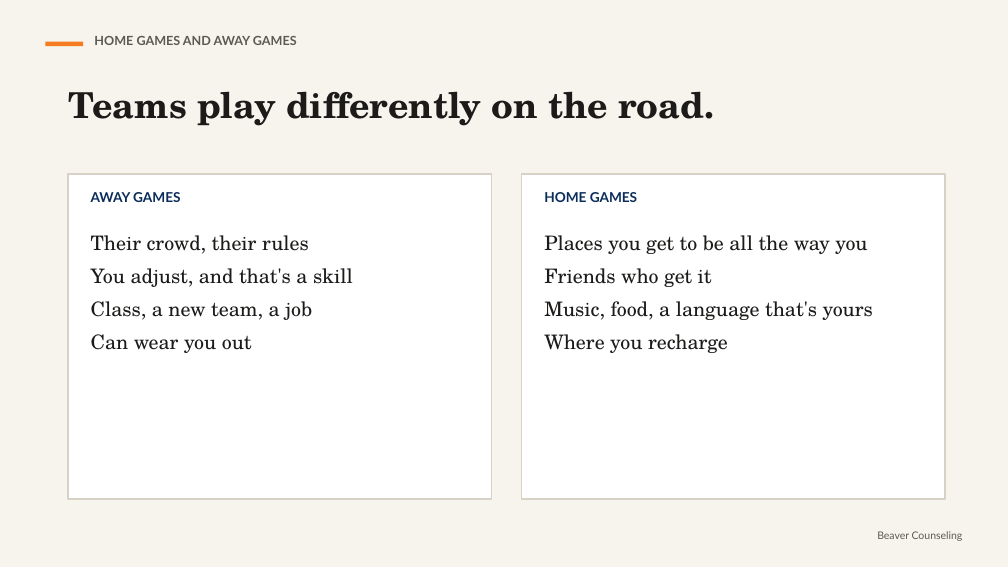
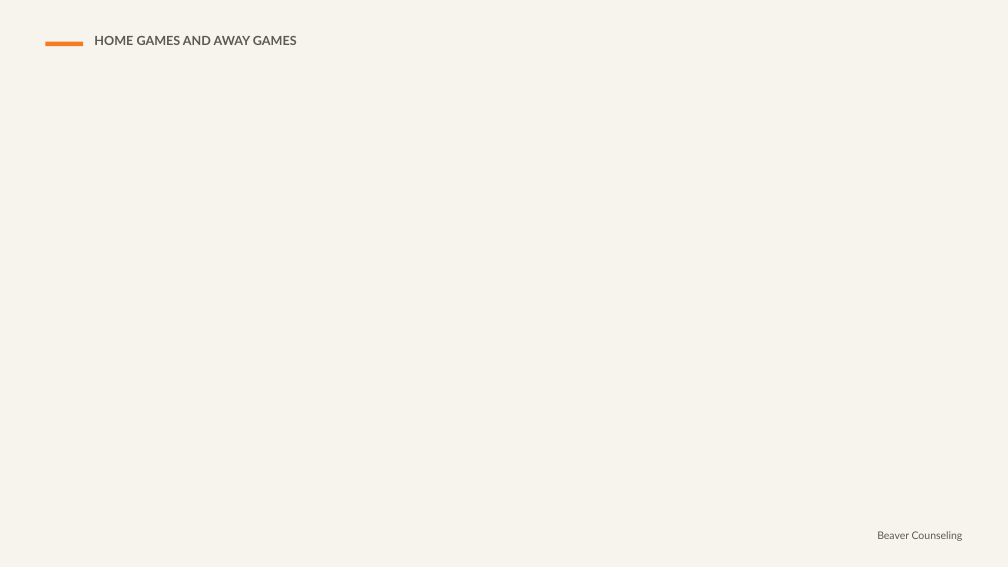
Before and after one commit to rmwtoolkit/bcds-toolkit, a slide deck: slide 7 of decks/code-switching-lesson-v2.pptx (slide 5 before the commit). Drawn at 1008x567 pixels with LibreOffice and Linux fonts; fonts in the diff are those of the drawing; background and template pictures are left out. Boxes give left, top, right and bottom in pixels: in the first picture for what was removed or moved away, otherwise in the second. Text is boxed around its words. In the diff, an @@ line names an element or a change of style, - is before the commit and + after.

```diff
--- a/decks/code-switching-lesson-v2.pptx
+++ b/decks/code-switching-lesson-v2.pptx
@@ text removed at box(68, 91, 714, 126) @@
-Teams play differently on the road.
@@ rectangle removed at box(68, 174, 492, 499) @@
@@ rectangle removed at box(522, 174, 945, 499) @@
@@ text removed at box(91, 192, 180, 202) @@
-AWAY GAMES
@@ text removed at box(544, 192, 637, 202) @@
-HOME GAMES
@@ text removed at box(91, 235, 353, 353) @@
-Their crowd, their rules
-You adjust, and that's a skill
-Class, a new team, a job
-Can wear you out
@@ text removed at box(544, 235, 873, 353) @@
-Places you get to be all the way you
-Friends who get it
-Music, food, a language that's yours
-Where you recharge
```
Also in this commit, not shown: 6 other slides changed, 12 slides added, 1 slide removed, 16 other files.
